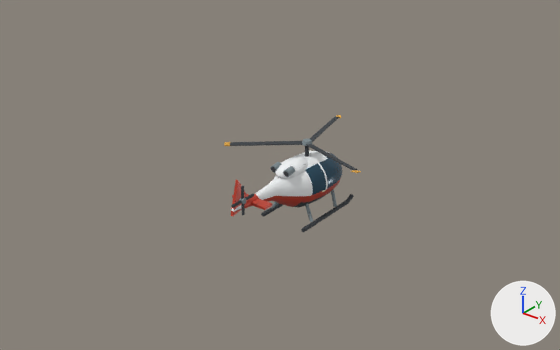
Before and after pictures for a commit that changed the glTF model map3d/assets/helicopter.glb.
One viewpoint serves both versions: a 50 mm camera at (9.09, -11.68, 9.36) aimed at (-0.27, 0.02, 2.11). Every picture has the same lights, and +X, +Y and +Z are marked at lower right. The older version comes first. Where no turn or scale is listed for an object, it has been applied to the vertices. Vertices at exactly the same position are counted once.

The first picture shows 'Helicopter_Beam_018', 'Helicopter_Cylinder_036', 'Helicopter_Cylinder_039'.
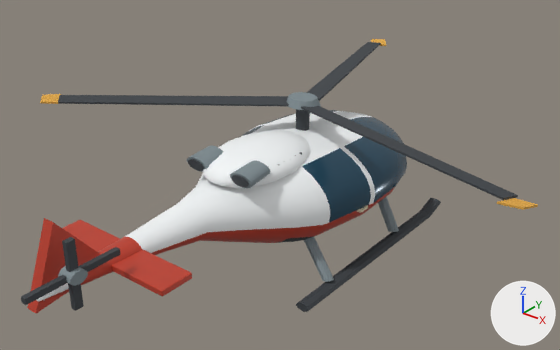
ob_helicopter is not drawn itself; it is the parent of ob_helicopter_beam_018, ob_rotor, ob_tailrotor.

Where the newer file only moved an object's origin or applied its transform, the numbers keep the older frame.

Changed parts and their boxes (x1, y1, x2, y2) in the pictures (560 x 350 px; the box of a moved part takes in the faces that stretch with it):
'Helicopter_Beam_018', reshaped, rescaled, moved (235% wider, 136% taller)
    before: (231, 146, 354, 232)
    after: (27, 109, 441, 313)
'Helicopter_Cylinder_036', moved, rescaled (262% wider, 192% taller)
    before: (224, 115, 361, 173)
    after: (40, 39, 538, 210)
'Helicopter_Cylinder_039', moved, rescaled (317% wider, 150% taller)
    before: (231, 186, 254, 215)
    after: (21, 237, 120, 311)
part 1 of me_helicopter_beam_018_mesh, moved or reshaped
    before: (331, 189, 337, 207)
    after: (378, 197, 399, 232)
part 2 of me_helicopter_beam_018_mesh, moved or reshaped
    before: (305, 203, 313, 222)
    after: (304, 237, 334, 282)
part 3 of me_helicopter_beam_018_mesh, moved or reshaped
    before: (271, 162, 281, 173)
    after: (187, 146, 223, 172)
part 4 of me_helicopter_beam_018_mesh, moved or reshaped
    before: (283, 166, 295, 177)
    after: (230, 160, 270, 188)
part 5 of me_helicopter_beam_018_mesh, moved or reshaped
    before: (271, 167, 276, 172)
    after: (188, 159, 204, 171)
part 6 of me_helicopter_beam_018_mesh, moved or reshaped
    before: (284, 171, 289, 177)
    after: (231, 175, 249, 187)
part 7 of me_helicopter_beam_018_mesh, moved or reshaped (mostly hidden before)
    before: (305, 146, 309, 157)
    after: (296, 109, 310, 131)
part 8 of me_helicopter_beam_018_mesh, moved or reshaped (not visible afterwards)
    before: (261, 203, 283, 217)
part 9 of me_helicopter_beam_018_mesh, moved or reshaped
    before: (231, 150, 342, 212)
    after: (37, 110, 407, 302)
part 10 of me_helicopter_beam_018_mesh, moved or reshaped (not visible before)
    after: (357, 205, 368, 213)
part 11 of me_helicopter_beam_018_mesh, moved or reshaped
    before: (275, 157, 308, 178)
    after: (203, 130, 311, 188)
part 12 of me_helicopter_beam_018_mesh, moved or reshaped
    before: (231, 180, 249, 216)
    after: (27, 218, 101, 313)
part 13 of me_helicopter_beam_018_mesh, moved or reshaped
    before: (232, 194, 272, 210)
    after: (63, 220, 192, 297)
part 14 of me_helicopter_beam_018_mesh, added
    after: (296, 198, 441, 312)
part 15 of me_helicopter_beam_018_mesh, deleted
    before: (301, 200, 349, 232)

The change, as a list of edits to the scene's bpy script:
```text
Change me_helicopter_beam_018_mesh:
    used by ob_helicopter_beam_018; parent = ob_helicopter; location = (-0.371, 0.955, 1.443); rotation_euler = (-0.322, -2.662, 1.173), in degrees (-18, -153, 67)
    remove me_helicopter_beam_018_mesh.from_pydata(...)  # 1200 vertices, 2284 faces; spans x -0.91..2.65, y -1.7..0.38, z -1.21..0.65
    add me_helicopter_beam_018_mesh.from_pydata(...)  # 1199 vertices, 2284 faces; spans x -0.21..0.62, y -0.4..0.09, z -0.28..0.15
    me_helicopter_beam_018_mesh part 1: the loose piece of 16 vertices spanning x -0.4..-0.2, y -0.89..-0.53, z -0.55..-0.25 is scaled about the mesh origin by 0.233
    me_helicopter_beam_018_mesh part 2: the loose piece of 16 vertices spanning x 0.32..0.56, y -1.33..-0.97, z -0.29..0.0 is scaled about the mesh origin by 0.233
    me_helicopter_beam_018_mesh part 3: the loose piece of 40 vertices spanning x 1.28..1.53, y -0.68..-0.45, z -0.74..-0.52 is scaled about the mesh origin by 0.233
    me_helicopter_beam_018_mesh part 4: the loose piece of 40 vertices spanning x 1.17..1.42, y -0.96..-0.72, z -0.89..-0.67 is scaled about the mesh origin by 0.233
    me_helicopter_beam_018_mesh part 5: the loose piece of 36 vertices spanning x 1.44..1.53, y -0.67..-0.57, z -0.64..-0.53 is scaled about the mesh origin by 0.233
    me_helicopter_beam_018_mesh part 6: the loose piece of 36 vertices spanning x 1.32..1.41, y -0.95..-0.84, z -0.8..-0.68 is scaled about the mesh origin by 0.233
    me_helicopter_beam_018_mesh part 7: the loose piece of 32 vertices spanning x 0.6..0.85, y -0.35..-0.16, z -1.21..-0.86 is scaled about the mesh origin by 0.233
    me_helicopter_beam_018_mesh part 8: the loose piece of 16 vertices spanning x -0.42..0.99, y -0.65..0.26, z 0.1..0.65 is scaled about the mesh origin by 0.233
    me_helicopter_beam_018_mesh part 9: the loose piece of 512 vertices spanning x -0.57..2.52, y -1.61..0.29, z -1.09..0.1 is scaled about the mesh origin by 0.233
    me_helicopter_beam_018_mesh part 10: the loose piece of 8 vertices spanning x 0.22..0.32, y -0.97..-0.89, z -0.65..-0.59 is scaled about the mesh origin by 0.233
    me_helicopter_beam_018_mesh part 11: the loose piece of 178 vertices spanning x 0.64..1.46, y -0.89..-0.23, z -0.96..-0.51 is scaled about the mesh origin by 0.233
    me_helicopter_beam_018_mesh part 12: the loose piece of 6 vertices spanning x 2.06..2.65, y -1.65..-1.29, z -0.57..0.11 is scaled about the mesh origin by 0.233
    me_helicopter_beam_018_mesh part 13: the loose piece of 56 vertices spanning x 1.75..2.25, y -1.7..-0.87, z -0.4..0.1 is scaled about the mesh origin by 0.233
    me_helicopter_beam_018_mesh part 14: a new loose piece of 31 vertices spanning x -0.21..0.14, y -0.36..-0.12, z -0.12..0.03, in mat_hm_road (dark grey #3a3f44)
    me_helicopter_beam_018_mesh part 15: the loose piece of 16 vertices spanning x -0.8..0.61, y -1.54..-0.63, z -0.41..0.14 is deleted
    other edits to the shape of me_helicopter_beam_018_mesh do not show in these pictures
Change me_helicopter_cylinder_036_mesh:
    remove me_helicopter_cylinder_036_mesh.from_pydata(...)  # 80 vertices, 132 faces; spans x -1.34..1.68, y -1.21..1.73, z -0.04..0.04
    add me_helicopter_cylinder_036_mesh.from_pydata(...)  # 80 vertices, 132 faces; spans x -5.41..5.29, y -2.92..5.93, z 0.48..0.65
    me_helicopter_cylinder_036_mesh part 16: the whole mesh is scaled about its middle by (3.54, 3.01, 2.06), then moved by (-0.24, 1.25, 0.57)
Change me_helicopter_cylinder_039_mesh:
    remove me_helicopter_cylinder_039_mesh.from_pydata(...)  # 48 vertices, 84 faces; spans x -0.042..0.042, y -0.312..0.312, z -0.312..0.312
    add me_helicopter_cylinder_039_mesh.from_pydata(...)  # 48 vertices, 84 faces; spans x -0.46..-0.162, y -4.725..-2.849, z -0.532..0.751
    me_helicopter_cylinder_039_mesh part 17: the whole mesh is scaled about its middle by (3.54, 3.01, 2.06), then moved by (-0.311, -3.787, 0.109)
Change ob_helicopter:
    ob_helicopter.scale: (1.0, 1.0, 1.0) -> (15.2, 12.9, 8.82)
Change ob_helicopter_beam_018:
    ob_helicopter_beam_018.location: (-0.371, 0.955, 1.443) -> (-0.142, 0.198, 0.0658)
```
